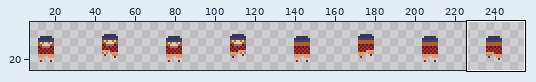
One commit to this sprite sheet: assets/player/player_run-Sheet.png. The picture above shows the old version from afar; the outline marks the close-up.
Close-up. Before the commit:
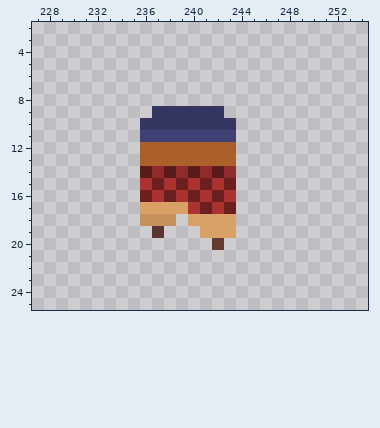
The file is 256x32 pixels. Shown: x 227..254, y 2..25. The wide view leaves out empty margins.
New version:
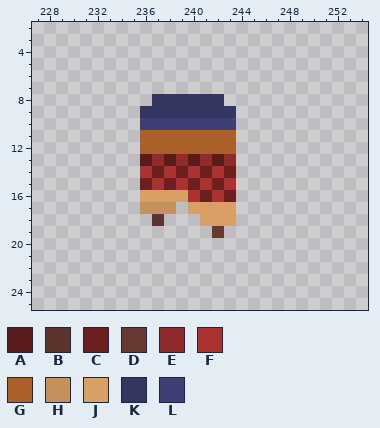
Palette (. is transparent): A #5a1b1b  B #5c342d  C #6b1f1f  D #663931  E #912a2a  F #ac3232  G #ac6029  H #c4915c  J #d9a066  K #353562  L #3f3f74
The edit:
y 8: x 237..242 ...... -> KKKKKK
y 9: x 236 . -> K; x 243 . -> K
y 10: x 236..243 KKKKKKKK -> LLLLLLLL
y 11: x 236..243 LLLLLLLL -> GGGGGGGG
y 13: x 236..243 GGGGGGGG -> AEAEAEAE
y 14: x 236..243 AEAEAEAE -> FCFCFCFC
y 15: x 236..243 FCFCFCFC -> CFCFCFCF
y 16: x 236..243 CFCFCFCF -> JJJJFCFC
y 17: x 236..243 JJJJFCFC -> HHH.JJJJ
y 18: x 236..238 HHH -> .B.; x 240 J -> .
y 19: x 237 B -> .; x 241..243 JJJ -> .D.
y 20: x 242 D -> .
Boxes around the changes in both close-ups, in picture pixels (x1, y1, x2, y2):
changed: (140, 94, 236, 250)
